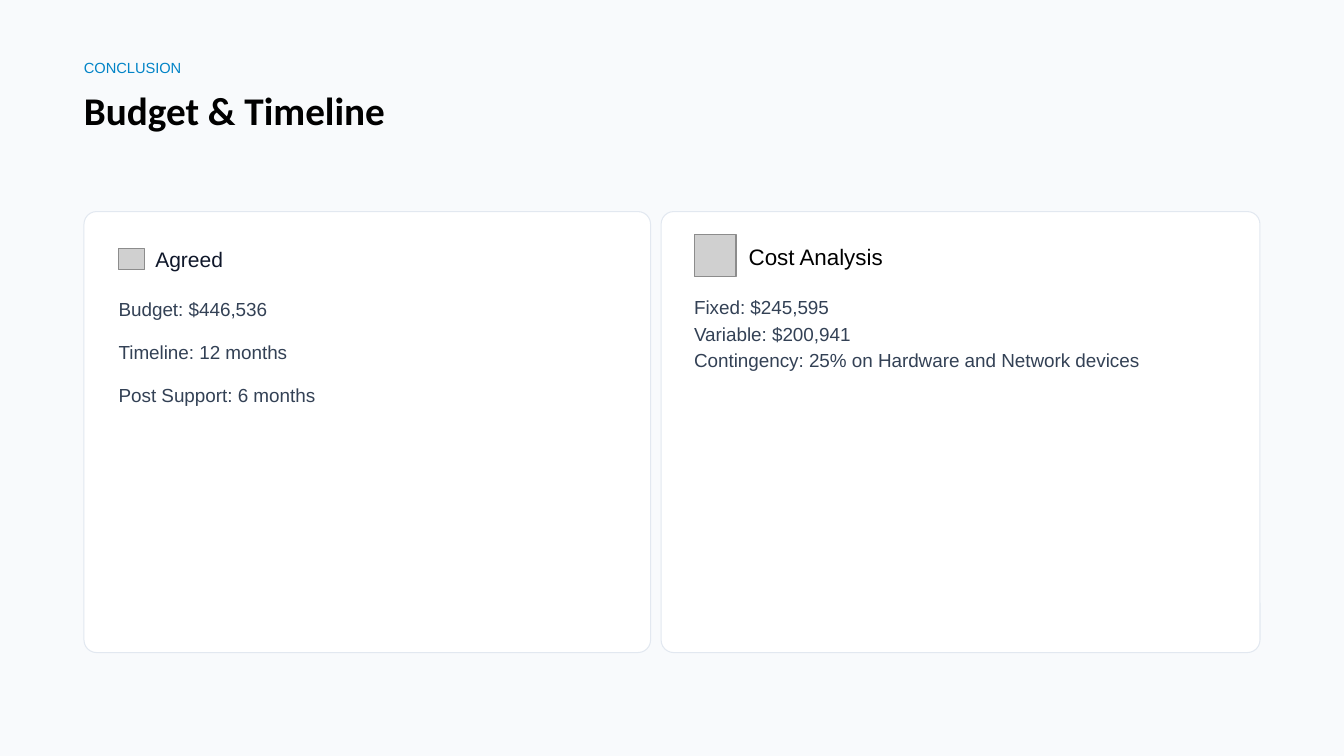
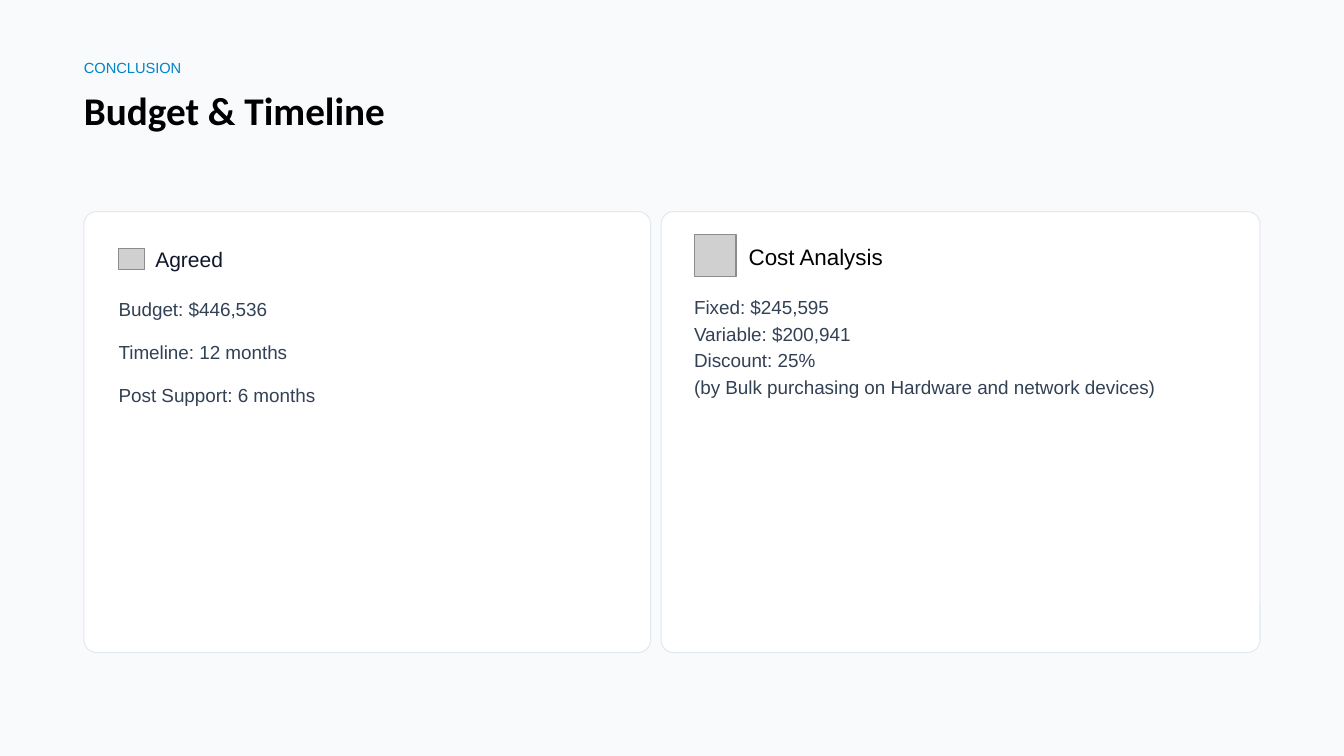
Before and after one commit to Advanced-Diploma-of-IT-Tel-Network-Eng/Assessments, a slide deck: slide 10 of 2026-T4/ICTSAD508-Dev-tech-req/2-Task2/presentation.pptx. Drawn at 1344x756 pixels with LibreOffice and Linux fonts; fonts in the diff are those of the drawing; grey boxes stand for pictures; background and template pictures are left out. Boxes give left, top, right and bottom in pixels: in the first picture for what was removed or moved away, otherwise in the second. Text is boxed around its words. In the diff, an @@ line names an element or a change of style, - is before the commit and + after.

```diff
--- a/2026-T4/ICTSAD508-Dev-tech-req/2-Task2/presentation.pptx
+++ b/2026-T4/ICTSAD508-Dev-tech-req/2-Task2/presentation.pptx
@@ text at <box>694,353,1155,398</box>: text changed @@
-Contingency: 25% on Hardware and Network devices
+Discount: 25%
+(by Bulk purchasing on Hardware and network devices)
```
Also in this commit, not shown: 7 other files.
